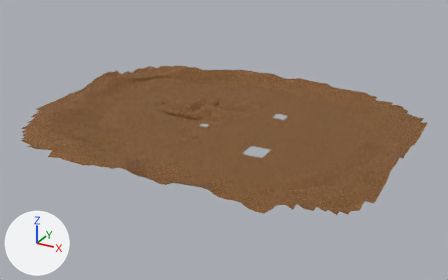
What one commit did to the COLLADA model assets/3d/Terrain/terrain.dae.
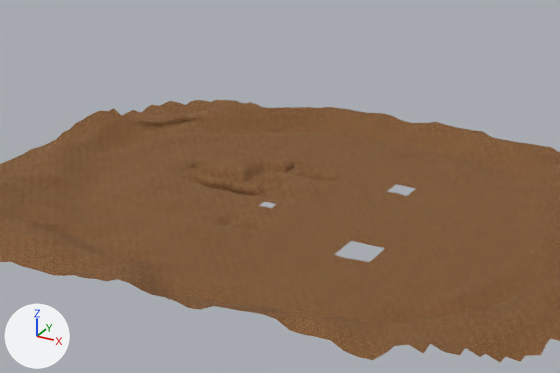
There are two pictures of each version: one whole from a camera (50 mm lens) standing at (166.4, -231.5, 107.1) and looking at (40.2, -2.2, -7.5), one close up on the part from 12% to 83% of the width and 3% to 79% of the height. Every picture has the same lights, and +X, +Y and +Z are marked at lower left. Vertices at the same position are counted once.

The first close-up shows 'terrain'.
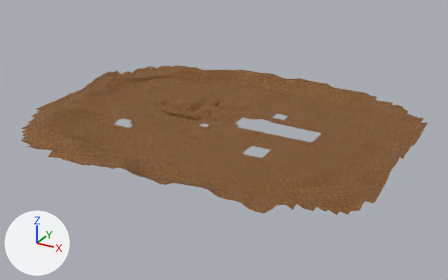
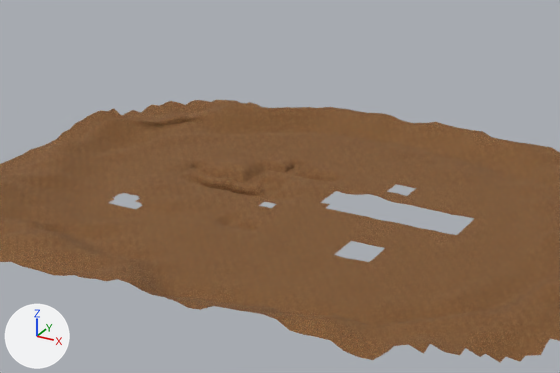
What differs and where, as boxes (x1, y1, x2, y2) in the close-ups (560 x 373 px):
```json
{"part": 1, "of": "me_terrain", "change": "cut back", "before": [30, 192, 143, 219], "after": [30, 192, 122, 219]}
{"part": 2, "of": "me_terrain", "change": "cut back", "before": [320, 191, 474, 235], "after": [359, 193, 391, 200]}
```

Scene script edits in JSON lines:
```json
{"block": "me_terrain", "where": "# used by ob_terrain; location = (0.0, 0.0, 0.0)"}
{"op": "remove", "block": "me_terrain", "code": "me_terrain.from_pydata(...)  # 6873 vertices, 13510 faces; spans x -49.0..121.0, y -68.0..68.0, z -3.0..6.0"}
{"op": "add", "block": "me_terrain", "code": "me_terrain.from_pydata(...)  # 6806 vertices, 13320 faces; spans x -49.0..121.0, y -68.0..68.0, z -3.0..6.0"}
{"block": "me_terrain", "change": "me_terrain part 1"}
{"block": "me_terrain", "change": "32 vertices are removed from x -5.0..2.0, y -23.0..-20.0, z 0.0"}
{"block": "me_terrain", "change": "98 faces are deleted"}
{"block": "me_terrain", "change": "9 vertices move from x -17.0..-1.0, y -35.0..-20.0, z -2.0..2.0 to x -17.0..-1.0, y -35.0..-20.0, z -1.0..1.0"}
{"block": "me_terrain", "change": "10 new faces join them"}
{"block": "me_terrain", "change": "me_terrain part 2"}
{"block": "me_terrain", "change": "37 vertices are removed from x 46.0..79.0, y 1.0..11.0, z 0.0"}
{"block": "me_terrain", "change": "107 faces are deleted"}
{"block": "me_terrain", "change": "2 vertices are added at (52.0, 12.0, 0.0), (55.0, 12.0, 0.0)"}
{"block": "me_terrain", "change": "5 new faces join them"}
```
